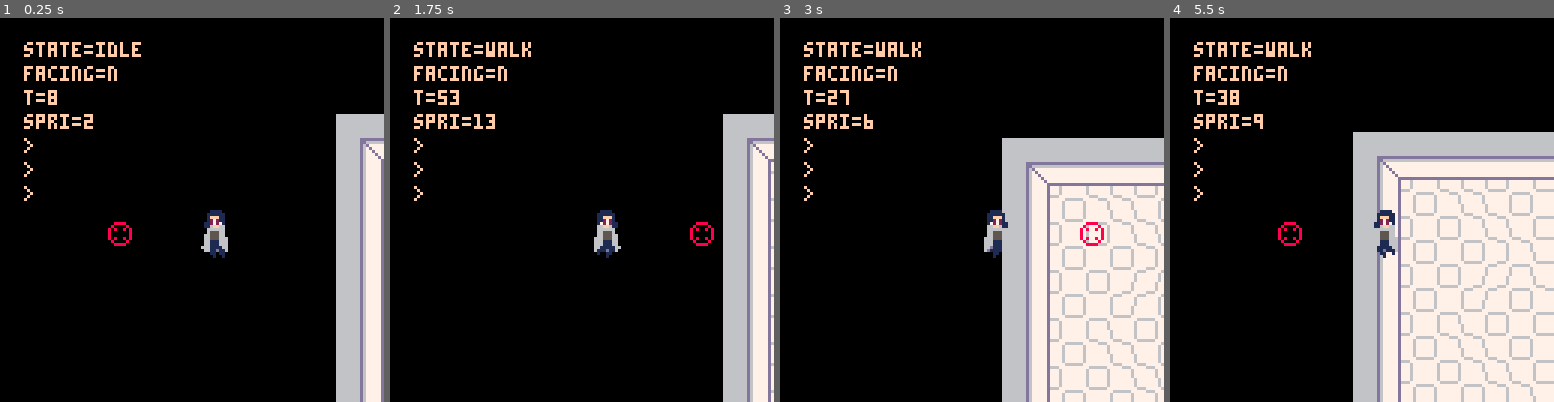
Above: before the commit, frames 1-4 (left to right).
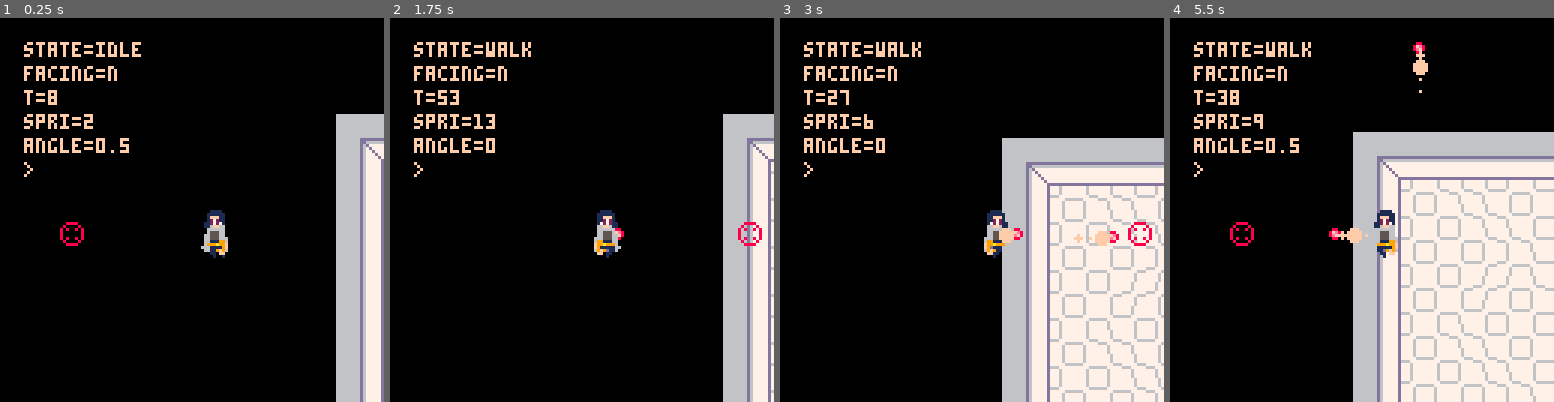
Above: after the commit, the same moments.

Repository: holson1/ffs-game-jam-2021
Game: PICO-8 cartridge build/game_jam.p8
The game is run twice, just before and just after one commit, with the same random seed, the same clock (stepped at 60 frames per second) and the same inputs.
Inputs:
- Up to frame 1 (0.25 s): no input
- Up to frame 2 (1.75 s): tap X (X key) at 0.33, 1.07 s; tap O (Z key) at 0.7, 1.7 s; hold Right from 1.6 s (still down)
- Up to frame 3 (3 s): tap X (X key) at 1.85, 2.97 s; release Right at 2.1 s; tap O (Z key) at 2.1, 2.5, 2.9 s; hold Up 2.15-2.42 s; hold Right from 2.47 s (still down)
- Up to frame 4 (5.5 s): release Right at 3.03 s; hold Left 3.08-3.58 s; tap O (Z key) every 0.4 s from 3.3 to 5.3 s; hold Down 3.63-3.97 s; hold Right 4.02-4.68 s; tap X (X key) at 4.08, 5.2 s; hold Up 4.73-5.03 s; hold Left from 5.08 s (still down)

The runs differ from the first frame. In frame 1, 0.9% of the frame differs, in the area x 6-60%, y 31-62%; in frame 2, 0.9%; in frame 3, 1.2%; in frame 4, 1.4%, in the area x 6-68%, y 6-62%.

Commit message:
aiming and shooting

Diff:
--- a/build/game_jam.p8
+++ b/build/game_jam.p8
@@ -24,7 +24,8 @@
 
     gun={
         x=0,
-        y=0
+        y=0,
+        spr=196
     }
 
     crosshair = {
@@ -49,27 +50,21 @@
     cam.x = char.x - 64
     cam.y = char.y - 64
 
-    gun.x = char.x
-    gun.y = char.y
-    if (t < 16) then
-        gun.y+=1
-    end
-
-
-    -- todo: proper circle movement
-    if char.flip then
-        crosshair.x = char.x + 4 + 32
-    else
-        crosshair.x = char.x + 4 - 32
-    end
-
-    if char.facing == 'u' then
-        crosshair.y = char.y + 4 - 32
-    elseif char.facing == 'd' then
-        crosshair.y = char.y + 4 + 32
-    else
-        crosshair.y = char.y + 4
-    end
+    -- gun stuff
+    gun.x = char.x + 4
+    gun.y = char.y + 8
+    if char.angle == 0.25 then
+        gun.spr = 196
+    elseif char.angle == 0.375 or char.angle == 0.125 then
+        gun.spr = 198
+    elseif char.angle == 0.5 or char.angle == 0 then
+        gun.spr = 197
+    elseif char.angle == 0.625 then
+        gun.spr = 199
+    end
+
+    crosshair.x = (char.x + 4) + (cos(char.angle) * 48)
+    crosshair.y = (char.y + 4) - (sin(char.angle) * 48)
 end
 
 function _draw()
@@ -80,20 +75,19 @@
 
     -- todo: proper gun following
     -- if char.facing == 'u' then
-    --     spr(192,gun.x,gun.y,2,2,char.flip)
+    --     spr(196,gun.x,gun.y,1,1,char.flip)
     -- end
 
+
+    spr(194,crosshair.x,crosshair.y)
+
+    shots:draw()
     char:draw()
 
-    -- todo: proper gun following
-    -- if char.facing ~= 'u' then
-    --     spr(192,gun.x+2,gun.y,2,2,char.flip)
-    -- end
-
-    -- todo: crosshair? good for debug
-    spr(194,crosshair.x,crosshair.y)
-
-    shots:draw()
+    if char.facing ~= 'u' then
+        spr(gun.spr,gun.x,gun.y,1,1,char.flip)
+    end
+
     booms:draw()
     crocs:draw()
 
@@ -120,9 +114,9 @@
 -->8
 --src/objects/shot.lua
 shot={
-    w=8,
-    h=8,
-    s=nil,
+    w=4,
+    h=4,
+    s=195,
     x=nil,
     y=nil,
     dx=nil,
@@ -130,34 +124,16 @@
     d=nil,
 
     update=function(self)
-        -- outside bounds
-        -- todo: refactor into func
-        -- if self.x<roomx
-        --     or self.x>roomx+128
-        --     or self.y<roomy
-        --     or self.y>roomy+128 then
-        --     self.alive=false
-        -- end
-
-        if(self.x>0) cx=self.x+7
-        if(self.x<=0) cx=self.x
-        if(self.y>0) cy=self.y+7
-        if(self.y<=0) cy=self.y
-        c=mget(cx\8,cy\8)
-
-        -- destructable
-        if fget(c,1) then
-            mset(cx\8,cy\8,c+1%5)
-            self.alive=false
-            booms:new({x=cx,y=cy})
-            add_new_dust(cx,cy,rnd(5)-2,rnd(1)-2,5,rnd(4)+2,0.1,4)
-            add_new_dust(cx,cy,rnd(5)-2,rnd(1)-2,5,rnd(1)+2,0.1,6)
+        -- destroy on OOB
+        if self.x < cam.x
+            or self.x > cam.x + 128
+            or self.y < cam.y
+            or self.y > cam.y + 128 then
+                self.alive = false
         end
 
-        -- indestructable
-        if fget(c,0) then
-            self.alive=false
-            booms:new({x=self.x,y=self.y})
+        if t%2 == 0 then
+            add_new_dust(self.x + self.w, self.y + self.h, self.dx/2, self.dy/2, 9, rnd(3), 0, 15)
         end
 
         self.x+=self.dx
@@ -212,7 +188,7 @@
 -->8
 --src/log.lua
 _log={}
-log_l=3
+log_l=1
 for i=1,log_l do
     add(_log,'')
 end
@@ -233,6 +209,7 @@
         'facing='..char.facing,
         't='..t,
         'spri='..char.spri,
+        "angle="..char.angle,
         --'shots='..count(shots._)
     }
 
@@ -257,6 +234,7 @@
         spri=0,
         state='idle',
         facing='n',
+        angle=0.5,
         max_speed=3,
         flip=false,
 
@@ -338,13 +316,39 @@
         _char.facing = 'd'
     end
 
+    -- todo: fold into code above
+    -- angle calculation
+    if not(btn(0)) and btn(1) and not(btn(2)) and not(btn(3)) then
+        _char.angle = 0
+    elseif not(btn(0)) and btn(1) and not(btn(2)) and btn(3) then
+        _char.angle = 0.125
+    elseif not(btn(0)) and not(btn(1)) and not(btn(2)) and btn(3) then
+        _char.angle = 0.25
+    elseif btn(0) and not(btn(1)) and not(btn(2)) and btn(3) then
+        _char.angle = 0.375
+    elseif btn(0) and not(btn(1)) and not(btn(2)) and not(btn(3)) then
+        _char.angle = 0.5
+    elseif btn(0) and not(btn(1)) and btn(2) and not(btn(3)) then
+        _char.angle = 0.625
+    elseif not(btn(0)) and not(btn(1)) and btn(2) and not(btn(3)) then
+        _char.angle = 0.75
+    elseif not(btn(0)) and btn(1) and btn(2) and not(btn(3)) then
+        _char.angle = 0.875
+    end
+
     -- x
     if btn(5) then
     end
 
     -- z
     if btnp(4) then
-        sfx(2)
+        -- sfx(2)
+        shots:new({
+            x=_char.x + 4,
+            y=_char.y + 4,
+            dx=cos(_char.angle) * 4,
+            dy=-sin(_char.angle) * 4
+        })
     end
 end
 
@@ -440,14 +444,14 @@
 0000000000000000000000000000000000000000777767777776777777d7776dd777776d77777777d6777d77d6d7777777777d6dd677777d7777777766666666
 000000000000000000000000000000000000000077776777777677777d77776dd777776d77777777d67777d7dd666666666666ddd677777d6666666666666666
 00000000000000000000000000000000000000007777677777767777d777776dd777776dddddddddd677777dddddddddddddddddd677777ddddddddd66666666
-00000000000000000000000000000000000000000000000000000000000000000000000000000000000000000000000000000000000000000000000000000000
-00000000000000000000000000000000000000000000000000000000000000000000000000000000000000000000000000000000000000000000000000000000
-00000000000000000000000000000000000000000000000000000000000000000000000000000000000000000000000000000000000000000000000000000000
-00000000000000000000000000000000000000000000000000000000000000000000000000000000000000000000000000000000000000000000000000000000
-00000000000000000000000000000000000000000000000000000000000000000000000000000000000000000000000000000000000000000000000000000000
-00000000000000000000000000000000000000000000000000000000000000000000000000000000000000000000000000000000000000000000000000000000
-00000000000000000000000000000000000000000000000000000000000000000000000000000000000000000000000000000000000000000000000000000000
-00000000000000000000000000000000000000000000000000000000000000000000000000000000000000000000000000000000000000000000000000000000
+00000000000000000000000000000000000000000000000000000000000000000000000000000000000000000000000000000000777dddddddddd777dddddddd
+00000000000000000000000000000000000000000000000000000000000000000000000000000000000000000000000000000000777dddddddddd777dddddddd
+00000000000000000000000000000000000000000000000000000000000000000000000000000000000000000000000000000000777dddddddddd777dddddddd
+00000000000000000000000000000000000000000000000000000000000000000000000000000000000000000000000000000000dddddddddddddddddddddddd
+00000000000000000000000000000000000000000000000000000000000000000000000000000000000000000000000000000000dddddddddddddddddddddddd
+00000000000000000000000000000000000000000000000000000000000000000000000000000000000000000000000000000000ddddd777777ddddddddddddd
+00000000000000000000000000000000000000000000000000000000000000000000000000000000000000000000000000000000ddddd777777ddddddddddddd
+00000000000000000000000000000000000000000000000000000000000000000000000000000000000000000000000000000000ddddd777777ddddddddddddd
 00000000000000000000000000000000000000000000000000000000000000000000000000000000000000000000000000000000000000000000000000000000
 00000000000000000000000000000000000000000000000000000000000000000000000000000000000000000000000000000000000000000000000000000000
 00000000000000000000000000000000000000000000000000000000000000000000000000000000000000000000000000000000000000000000000000000000
@@ -496,14 +500,14 @@
 00000000000000000000000000000000000000000000000000000000000000000000000000000000000000000000000000000000000000000000000000000000
 00000000000000000000000000000000000000000000000000000000000000000000000000000000000000000000000000000000000000000000000000000000
 00000000000000000000000000000000000000000000000000000000000000000000000000000000000000000000000000000000000000000000000000000000
-00000000000000000088880000000000000000000000000000000000000000000000000000000000000000000000000000000000000000000000000000000000
-00000000000000000800008000000000000000000000000000000000000000000000000000000000000000000000000000000000000000000000000000000000
-00000000000000008080080800000000000000000000000000000000000000000000000000000000000000000000000000000000000000000000000000000000
-00000000000000008000000800000000000000000000000000000000000000000000000000000000000000000000000000000000000000000000000000000000
-00000000000000008000000800000000000000000000000000000000000000000000000000000000000000000000000000000000000000000000000000000000
-00000000000000008080080800000000000000000000000000000000000000000000000000000000000000000000000000000000000000000000000000000000
-00000900000000000800008000000000000000000000000000000000000000000000000000000000000000000000000000000000000000000000000000000000
-00000999990000000088880000000000000000000000000000000000000000000000000000000000000000000000000000000000000000000000000000000000
+00000000000000000088880000000000000ff0000000000000000000000000000000000000000000000000000000000000000000000000000000000000000000
+000000000000000008000080000000000099990000000000000000ff000900000000000000000000000000000000000000000000000000000000000000000000
+0000000000000000808008080008800000990ff000000990000009ff000090000000000000000000000000000000000000000000000000000000000000000000
+000000000000000080000008008fe800000a09f00999a99f0000999000000a9000a9000000000000000000000000000000000000000000000000000000000000
+000000000000000080000008008ef800000900000000009f0000a00f00000099000a900000000000000000000000000000000000000000000000000000000000
+000000000000000080800808000880000009000000009f900009009f0000909f00a9000000000000000000000000000000000000000000000000000000000000
+000009000000000008000080000000000009000000000ff00090000000000f000000000000000000000000000000000000000000000000000000000000000000
+0000099999000000008888000000000000000000000000000000000000000ff00000000000000000000000000000000000000000000000000000000000000000
 99999999999999000000000000000000000000000000000000000000000000000000000000000000000000000000000000000000000000000000000000000000
 000000ff0000ff000000000000000000000000000000000000000000000000000000000000000000000000000000000000000000000000000000000000000000
 00000090000090000000000000000000000000000000000000000000000000000000000000000000000000000000000000000000000000000000000000000000
@@ -514,16 +518,16 @@
 0000000000000000000000000000000000000000000000000000000000000000000000000000000000000000000000000000000000000000000000000000000000000000000000000000000000000000000000000000000000000000000000000000000000000000000000000000000000000000000000000000000000000000
 000000000000000000004f4f4f4f4f4f4f4f4f4f4f4f00000000000000000000000000000000000000000000000000000000000000000000000000000000000000000000000000000000000000000000000000000000000000000000000000000000000000000000000000000000000000000000000000000000000000000000
 000000000000000000004f4a4949494949494949474f00000000000000000000000000000000000000000000000000000000000000000000000000000000000000000000000000000000000000000000000000000000000000000000000000000000000000000000000000000000000000000000000000000000000000000000
-000000000000000000004f4d4546464645464546484f00000000000000000000000000000000000000000000000000000000000000000000000000000000000000000000000000000000000000000000000000000000000000000000000000000000000000000000000000000000000000000000000000000000000000000000
-000000000000000000004f4d4645464646454645484f00000000000000000000000000000000000000000000000000000000000000000000000000000000000000000000000000000000000000000000000000000000000000000000000000000000000000000000000000000000000000000000000000000000000000000000
-000000000000000000004f4d4546454646464546484f00000000000000000000000000000000000000000000000000000000000000000000000000000000000000000000000000000000000000000000000000000000000000000000000000000000000000000000000000000000000000000000000000000000000000000000
-000000000000000000004f4d4645464545464545484f00000000000000000000000000000000000000000000000000000000000000000000000000000000000000000000000000000000000000000000000000000000000000000000000000000000000000000000000000000000000000000000000000000000000000000000
-000000000000000000004f4d4546454545464646484f00000000000000000000000000000000000000000000000000000000000000000000000000000000000000000000000000000000000000000000000000000000000000000000000000000000000000000000000000000000000000000000000000000000000000000000
-000000000000000000004f4d4645464546454646484f00000000000000000000000000000000000000000000000000000000000000000000000000000000000000000000000000000000000000000000000000000000000000000000000000000000000000000000000000000000000000000000000000000000000000000000
-000000000000000000004f4d4546464645464546484f00000000000000000000000000000000000000000000000000000000000000000000000000000000000000000000000000000000000000000000000000000000000000000000000000000000000000000000000000000000000000000000000000000000000000000000
-000000000000000000004f4d4645464646454645484f00000000000000000000000000000000000000000000000000000000000000000000000000000000000000000000000000000000000000000000000000000000000000000000000000000000000000000000000000000000000000000000000000000000000000000000
-000000000000000000004f4d4546454646464546484f00000000000000000000000000000000000000000000000000000000000000000000000000000000000000000000000000000000000000000000000000000000000000000000000000000000000000000000000000000000000000000000000000000000000000000000
-000000000000000000004f4d4645464545464545484f00000000000000000000000000000000000000000000000000000000000000000000000000000000000000000000000000000000000000000000000000000000000000000000000000000000000000000000000000000000000000000000000000000000000000000000
+000000000000000000004f4d45464646454645464b4949494700000000000000000000000000000000000000000000000000000000000000000000000000000000000000000000000000000000000000000000000000000000000000000000000000000000000000000000000000000000000000000000000000000000000000
+000000000000000000004f4d46454646464546455d5e5f5f4b49494949494949494947000000000000000000000000000000000000000000000000000000000000000000000000000000000000000000000000000000000000000000000000000000000000000000000000000000000000000000000000000000000000000000
+000000000000000000004f4d45464546464645465e5d5f5f5f5f5f5e5d5e5f5d5e5f48000000000000000000000000000000000000000000000000000000000000000000000000000000000000000000000000000000000000000000000000000000000000000000000000000000000000000000000000000000000000000000
+000000000000000000004f4d46454645454645454a494949475f5f5f5e5d5f5e5d5d48000000000000000000000000000000000000000000000000000000000000000000000000000000000000000000000000000000000000000000000000000000000000000000000000000000000000000000000000000000000000000000
+000000000000000000004f4d4546454545464646484f004f4d5e5f5f5f5f5f5f5e5d48000000000000000000000000000000000000000000000000000000000000000000000000000000000000000000000000000000000000000000000000000000000000000000000000000000000000000000000000000000000000000000
+000000000000000000004f4d4645464546454646484f004f4d5d5f5f5f5f5f5f5f5e48000000000000000000000000000000000000000000000000000000000000000000000000000000000000000000000000000000000000000000000000000000000000000000000000000000000000000000000000000000000000000000
+000000000000000000004f4d4546464645464546484f00004d5f5f5f5f5f5f5f5f5f48000000000000000000000000000000000000000000000000000000000000000000000000000000000000000000000000000000000000000000000000000000000000000000000000000000000000000000000000000000000000000000
+000000000000000000004f4d4645464646454645484f00004d5d5f5f5f5f5f5f5f5f48000000000000000000000000000000000000000000000000000000000000000000000000000000000000000000000000000000000000000000000000000000000000000000000000000000000000000000000000000000000000000000
+000000000000000000004f4d4546454646464546484f00004d5e5d5d5f5f5f5d5f5d48000000000000000000000000000000000000000000000000000000000000000000000000000000000000000000000000000000000000000000000000000000000000000000000000000000000000000000000000000000000000000000
+000000000000000000004f4d4645464545464545484f00004b4e4e4e4e4e4e4e4e4e4c000000000000000000000000000000000000000000000000000000000000000000000000000000000000000000000000000000000000000000000000000000000000000000000000000000000000000000000000000000000000000000
 000000000000000000004f4d4546454545464646484f00000000000000000000000000000000000000000000000000000000000000000000000000000000000000000000000000000000000000000000000000000000000000000000000000000000000000000000000000000000000000000000000000000000000000000000
 000000000000000000004f4d4645464546454646484f00000000000000000000000000000000000000000000000000000000000000000000000000000000000000000000000000000000000000000000000000000000000000000000000000000000000000000000000000000000000000000000000000000000000000000000
 000000000000000000004f4d4546464645464546484f00000000000000000000000000000000000000000000000000000000000000000000000000000000000000000000000000000000000000000000000000000000000000000000000000000000000000000000000000000000000000000000000000000000000000000000
--- a/src/char.lua
+++ b/src/char.lua
@@ -8,6 +8,7 @@
         spri=0,
         state='idle',
         facing='n',
+        angle=0.5,
         max_speed=3,
         flip=false,
 
@@ -89,13 +90,39 @@
         _char.facing = 'd'
     end
 
+    -- todo: fold into code above
+    -- angle calculation
+    if not(btn(0)) and btn(1) and not(btn(2)) and not(btn(3)) then
+        _char.angle = 0
+    elseif not(btn(0)) and btn(1) and not(btn(2)) and btn(3) then
+        _char.angle = 0.125
+    elseif not(btn(0)) and not(btn(1)) and not(btn(2)) and btn(3) then
+        _char.angle = 0.25
+    elseif btn(0) and not(btn(1)) and not(btn(2)) and btn(3) then
+        _char.angle = 0.375
+    elseif btn(0) and not(btn(1)) and not(btn(2)) and not(btn(3)) then
+        _char.angle = 0.5
+    elseif btn(0) and not(btn(1)) and btn(2) and not(btn(3)) then
+        _char.angle = 0.625
+    elseif not(btn(0)) and not(btn(1)) and btn(2) and not(btn(3)) then
+        _char.angle = 0.75
+    elseif not(btn(0)) and btn(1) and btn(2) and not(btn(3)) then
+        _char.angle = 0.875
+    end
+
     -- x
     if btn(5) then
     end
 
     -- z
     if btnp(4) then
-        sfx(2)
+        -- sfx(2)
+        shots:new({
+            x=_char.x + 4,
+            y=_char.y + 4,
+            dx=cos(_char.angle) * 4,
+            dy=-sin(_char.angle) * 4
+        })
     end
 end
 
--- a/src/log.lua
+++ b/src/log.lua
@@ -1,5 +1,5 @@
 _log={}
-log_l=3
+log_l=1
 for i=1,log_l do
     add(_log,'')
 end
@@ -20,6 +20,7 @@
         'facing='..char.facing,
         't='..t,
         'spri='..char.spri,
+        "angle="..char.angle,
         --'shots='..count(shots._)
     }
 
--- a/src/main.lua
+++ b/src/main.lua
@@ -20,7 +20,8 @@
 
     gun={
         x=0,
-        y=0
+        y=0,
+        spr=196
     }
 
     crosshair = {
@@ -45,27 +46,21 @@
     cam.x = char.x - 64
     cam.y = char.y - 64
 
-    gun.x = char.x
-    gun.y = char.y
-    if (t < 16) then
-        gun.y+=1
+    -- gun stuff
+    gun.x = char.x + 4
+    gun.y = char.y + 8
+    if char.angle == 0.25 then
+        gun.spr = 196
+    elseif char.angle == 0.375 or char.angle == 0.125 then
+        gun.spr = 198
+    elseif char.angle == 0.5 or char.angle == 0 then
+        gun.spr = 197
+    elseif char.angle == 0.625 then
+        gun.spr = 199
     end
 
-
-    -- todo: proper circle movement
-    if char.flip then
-        crosshair.x = char.x + 4 + 32
-    else
-        crosshair.x = char.x + 4 - 32
-    end
-
-    if char.facing == 'u' then
-        crosshair.y = char.y + 4 - 32
-    elseif char.facing == 'd' then
-        crosshair.y = char.y + 4 + 32
-    else
-        crosshair.y = char.y + 4
-    end
+    crosshair.x = (char.x + 4) + (cos(char.angle) * 48)
+    crosshair.y = (char.y + 4) - (sin(char.angle) * 48)
 end
 
 function _draw()
@@ -76,20 +71,19 @@
 
     -- todo: proper gun following
     -- if char.facing == 'u' then
-    --     spr(192,gun.x,gun.y,2,2,char.flip)
+    --     spr(196,gun.x,gun.y,1,1,char.flip)
     -- end
 
-    char:draw()
 
-    -- todo: proper gun following
-    -- if char.facing ~= 'u' then
-    --     spr(192,gun.x+2,gun.y,2,2,char.flip)
-    -- end
-
-    -- todo: crosshair? good for debug
     spr(194,crosshair.x,crosshair.y)
 
     shots:draw()
+    char:draw()
+
+    if char.facing ~= 'u' then
+        spr(gun.spr,gun.x,gun.y,1,1,char.flip)
+    end
+
     booms:draw()
     crocs:draw()
 
--- a/src/objects/shot.lua
+++ b/src/objects/shot.lua
@@ -1,7 +1,7 @@
 shot={
-    w=8,
-    h=8,
-    s=nil,
+    w=4,
+    h=4,
+    s=195,
     x=nil,
     y=nil,
     dx=nil,
@@ -9,34 +9,16 @@
     d=nil,
 
     update=function(self)
-        -- outside bounds
-        -- todo: refactor into func
-        -- if self.x<roomx
-        --     or self.x>roomx+128
-        --     or self.y<roomy
-        --     or self.y>roomy+128 then
-        --     self.alive=false
-        -- end
-
-        if(self.x>0) cx=self.x+7
-        if(self.x<=0) cx=self.x
-        if(self.y>0) cy=self.y+7
-        if(self.y<=0) cy=self.y
-        c=mget(cx\8,cy\8)
-
-        -- destructable
-        if fget(c,1) then
-            mset(cx\8,cy\8,c+1%5)
-            self.alive=false
-            booms:new({x=cx,y=cy})
-            add_new_dust(cx,cy,rnd(5)-2,rnd(1)-2,5,rnd(4)+2,0.1,4)
-            add_new_dust(cx,cy,rnd(5)-2,rnd(1)-2,5,rnd(1)+2,0.1,6)
+        -- destroy on OOB
+        if self.x < cam.x
+            or self.x > cam.x + 128
+            or self.y < cam.y
+            or self.y > cam.y + 128 then
+                self.alive = false
         end
 
-        -- indestructable
-        if fget(c,0) then
-            self.alive=false
-            booms:new({x=self.x,y=self.y})
+        if t%2 == 0 then
+            add_new_dust(self.x + self.w, self.y + self.h, self.dx/2, self.dy/2, 9, rnd(3), 0, 15)
         end
 
         self.x+=self.dx
